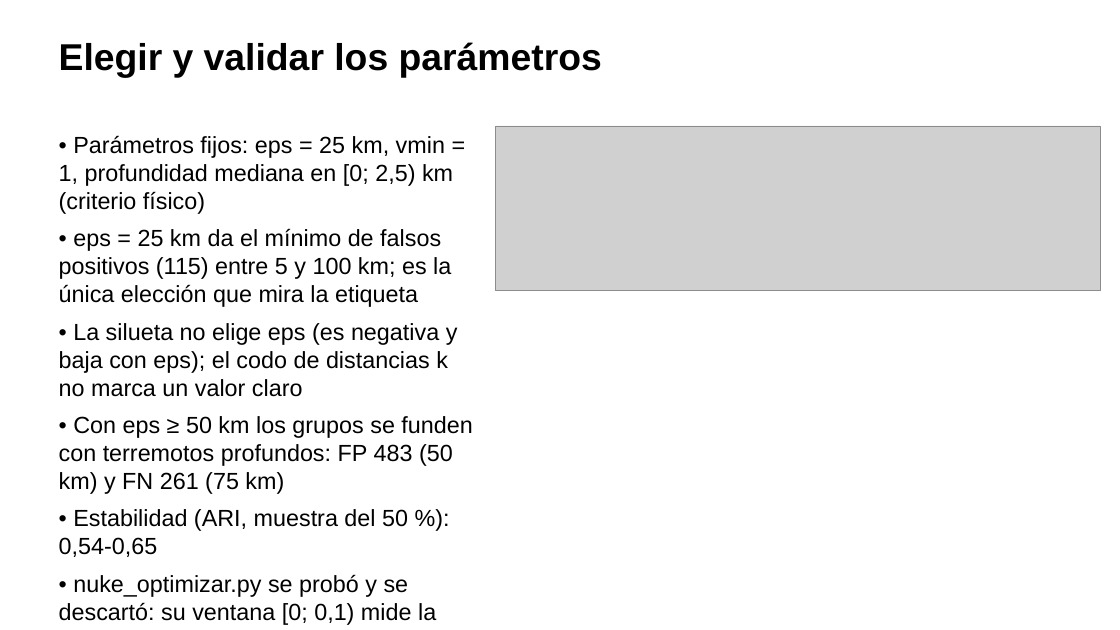
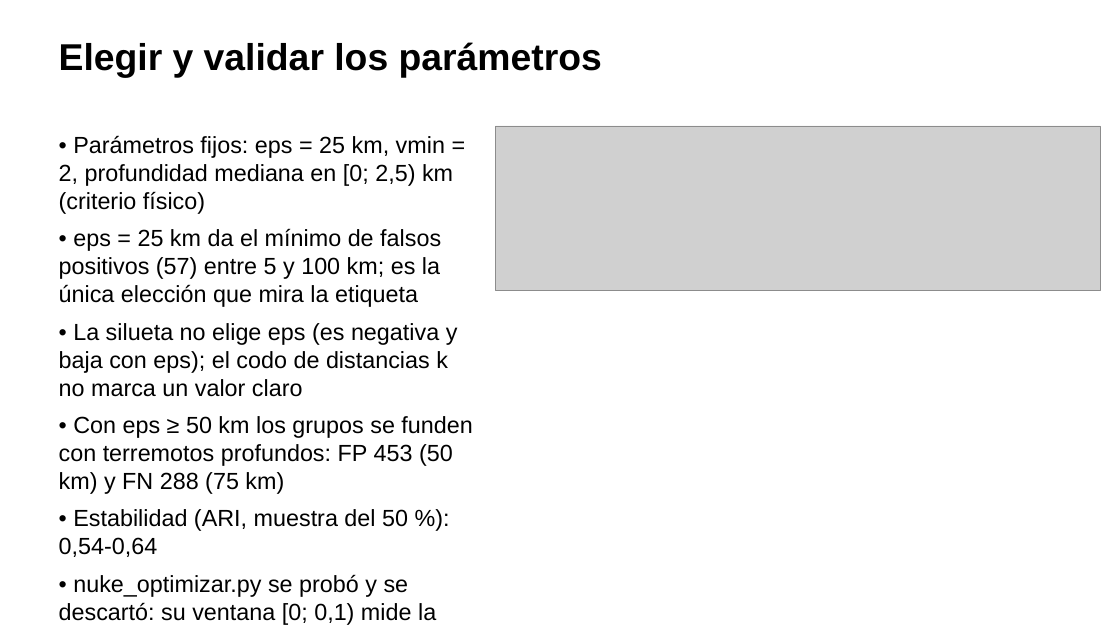
Before and after one commit to ArnauMontull/CPIA-Expo, a slide deck: slide 7 of presentacion/expo_cpia.pptx. Drawn at 1120x630 pixels with LibreOffice and Linux fonts; fonts in the diff are those of the drawing; grey boxes stand for pictures. Boxes give left, top, right and bottom in pixels: in the first picture for what was removed or moved away, otherwise in the second. Text is boxed around its words. In the diff, an @@ line names an element or a change of style, - is before the commit and + after.

```diff
--- a/presentacion/expo_cpia.pptx
+++ b/presentacion/expo_cpia.pptx
@@ text at [59,135,453,307]: text changed @@
-• Parámetros fijos: eps = 25 km, vmin = 1, profundidad mediana en [0; 2,5) km (criterio físico)
-• eps = 25 km da el mínimo de falsos positivos (115) entre 5 y 100 km; es la única elección que mira la etiqueta
+• Parámetros fijos: eps = 25 km, vmin = 2, profundidad mediana en [0; 2,5) km (criterio físico)
+• eps = 25 km da el mínimo de falsos positivos (57) entre 5 y 100 km; es la única elección que mira la etiqueta
@@ text at [59,416,472,557]: text changed @@
-• Con eps ≥ 50 km los grupos se funden con terremotos profundos: FP 483 (50 km) y FN 261 (75 km)
-• Estabilidad (ARI, muestra del 50 %): 0,54-0,65
+• Con eps ≥ 50 km los grupos se funden con terremotos profundos: FP 453 (50 km) y FN 288 (75 km)
+• Estabilidad (ARI, muestra del 50 %): 0,54-0,64
```
Also in this commit, not shown: 2 other slides changed, 12 other files.
